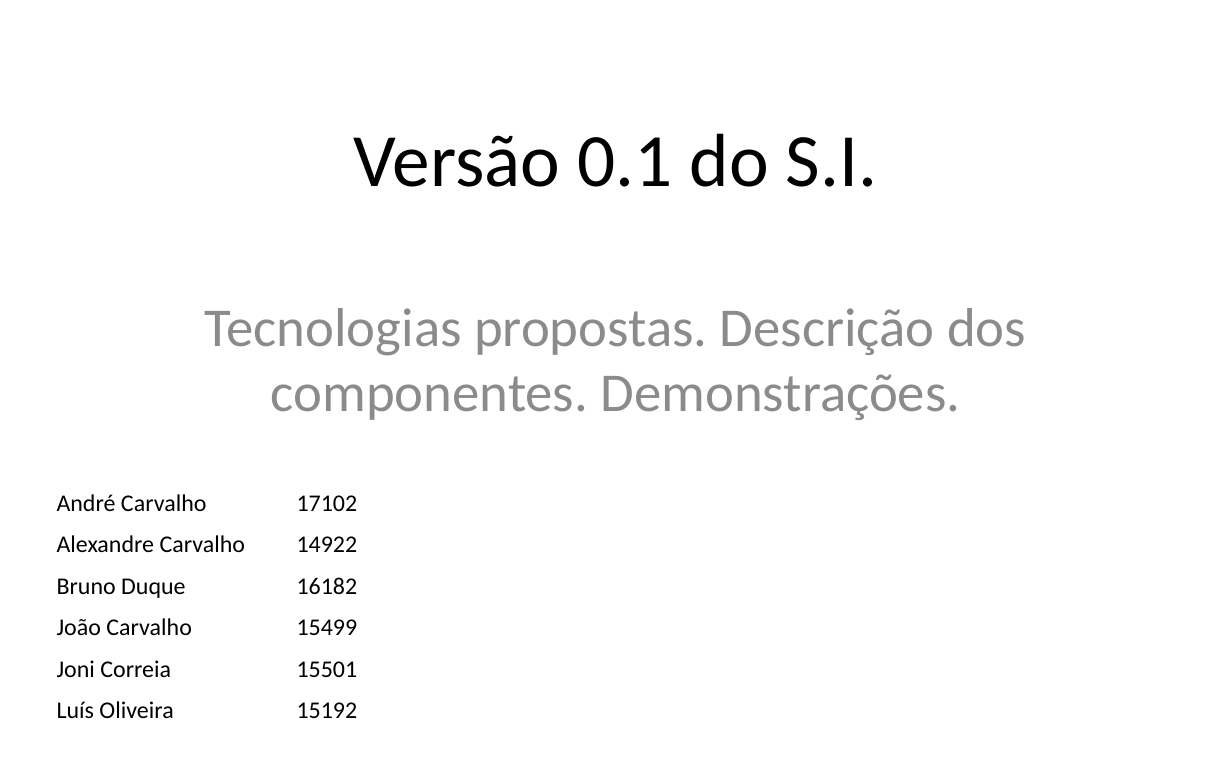
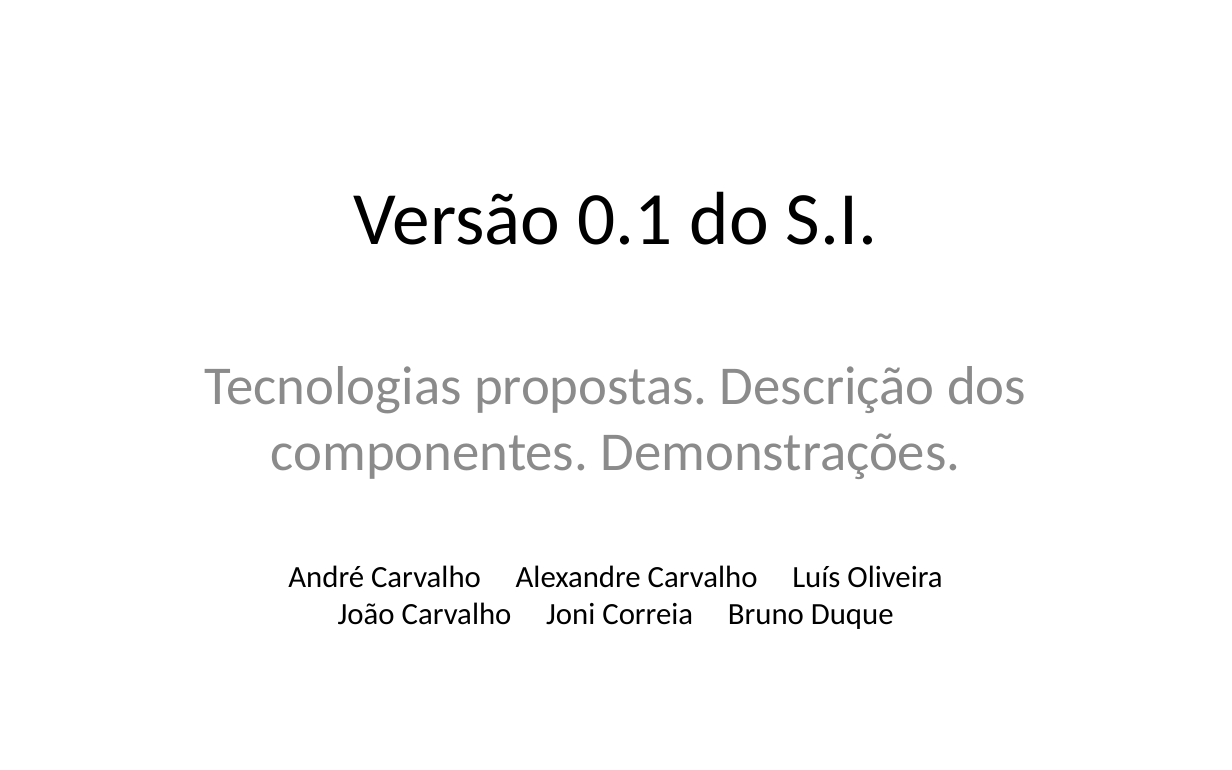
Before and after one commit to iptomar/letrinhas_si, a slide deck: slide 1 of Apresentacoes/v01.pptx. Drawn at 1232x770 pixels with LibreOffice and Linux fonts; fonts in the diff are those of the drawing. Boxes give left, top, right and bottom in pixels: in the first picture for what was removed or moved away, otherwise in the second. Text is boxed around its words. In the diff, an @@ line names an element or a change of style, - is before the commit and + after.

```diff
--- a/Apresentacoes/v01.pptx
+++ b/Apresentacoes/v01.pptx
@@ title "Versão 0.1 do S.I.": place and size @@
-title "Versão 0.1 do S.I." at [354, 133, 877, 187]
+title "Versão 0.1 do S.I." at [354, 191, 877, 245]
@@ subtitle "Tecnologias propostas. Descrição dos componentes. ...": place and size @@
-subtitle "Tecnologias propostas. Descrição dos componentes. ..." at [205, 308, 1026, 420]
+subtitle "Tecnologias propostas. Descrição dos componentes. ..." at [205, 366, 1026, 479]
@@ table removed at [33, 482, 386, 728], 6 rows, 2 columns @@
-André Carvalho | 17102
-Alexandre Carvalho | 14922
-Bruno Duque | 16182
-João Carvalho | 15499
-Joni Correia | 15501
-Luís Oliveira | 15192
@@ text added at [288, 565, 942, 629], 18 pt, text #000000 @@
+André Carvalho Alexandre Carvalho Luís Oliveira
+João Carvalho Joni Correia Bruno Duque
```
Also in this commit, not shown: 5 other slides changed, 8 slides added.
